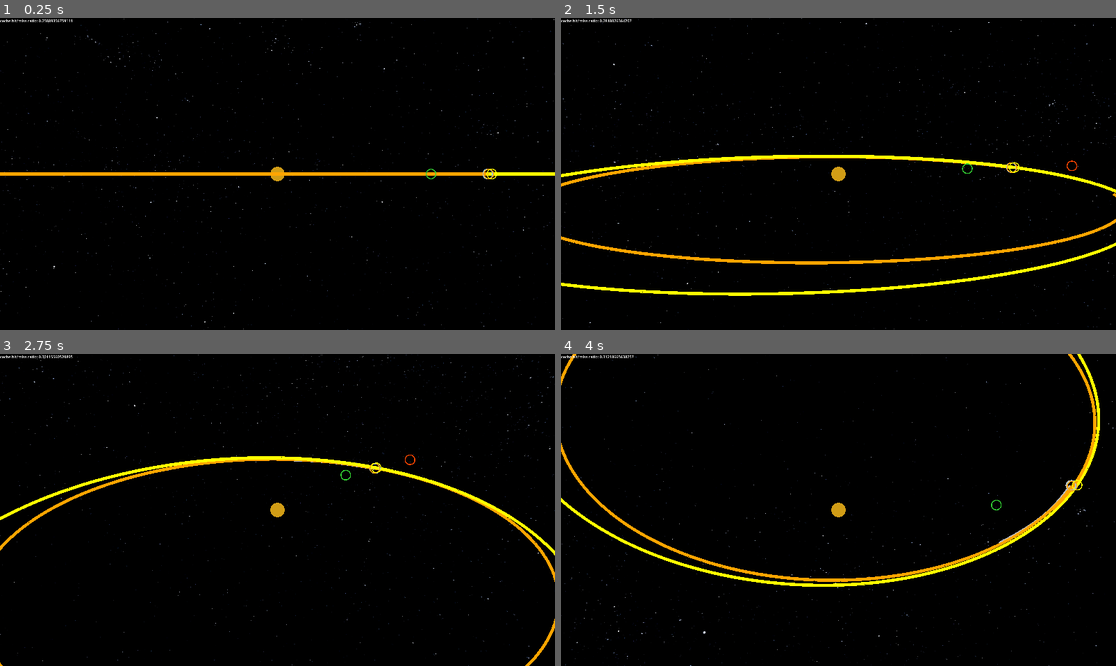
Above: before the commit, frames 1-4 (two rows, left to right).
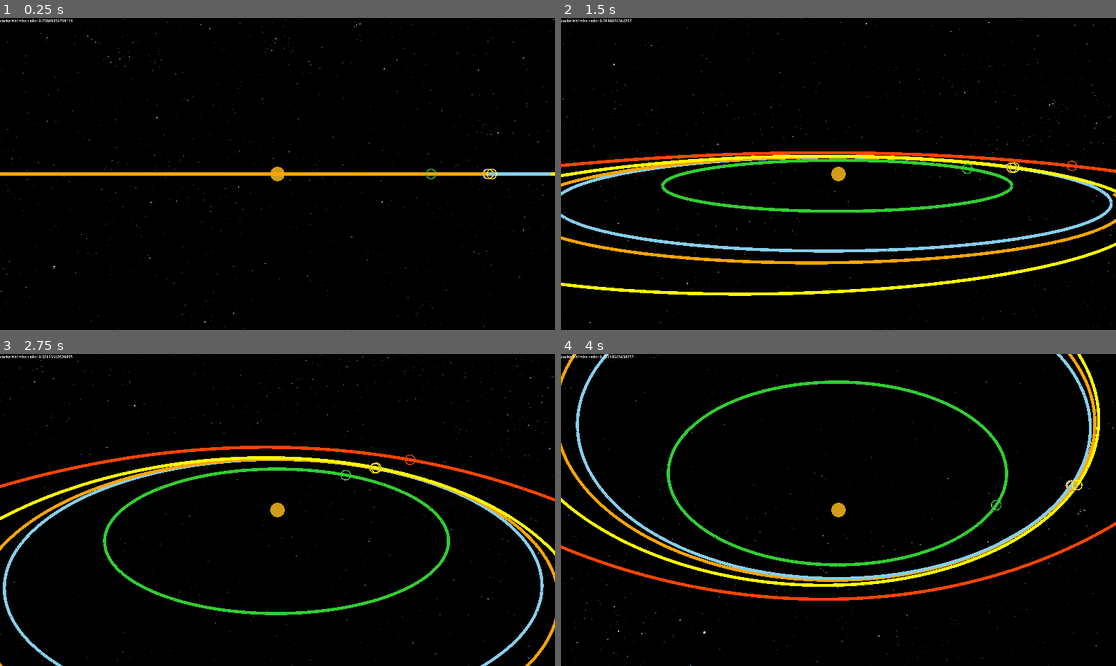
Above: after the commit, the same moments.

Repository: pinkavat/plaNetarium
Game: Godot game, scene res://world.tscn
Two runs of this game, one before a commit and one after it. Both use one fixed random seed, a clock stepped at 60 frames per second and the inputs below.
Inputs (mouse positions are in pixels of both pictures, inside the frame that each line leads up to):
- Up to frame 1 (0.25 s): no input
- Up to frame 2 (1.5 s): tap Enter (ui_accept) at 0.5, 0.77 s; move the mouse to (960, 158) at 0.52 s; hold Right (ui_right) 0.53-1.25 s; click (960, 158) at 0.67 s; drag from (727, 189) to (810, 236) at 1.27 s
- Up to frame 3 (2.75 s): move the mouse to (333, 441) at 2.02 s; hold Right (ui_right) from 2.03 s (still down)
- Up to frame 4 (4 s): release Right (ui_right) at 2.75 s; drag from (810, 572) to (672, 463) at 2.77 s; move the mouse to (1005, 556) at 3.52 s; hold Left (ui_left) from 3.53 s (still down); tap Enter (ui_accept) at 3.77 s

The runs differ from the first frame. In frame 1, 0.1% of the frame differs, in the area x 87-100%, y 49-51%; in frame 2, 3.6%; in frame 3, 3.4%; in frame 4, 3.9%, in the area x 0-100%, y 0-80%.

Commit message:
refactored 3D lines and added static orbit lines

Diff:
--- a/OrbitPolyline/orbit_polyline.gd
+++ b/OrbitPolyline/orbit_polyline.gd
@@ -4,18 +4,6 @@
 ## 3D drawing faculty for orbital lookahead cache.
 ##
 ## TODO doc
-
-# TODO: still got some bugs of line segments being 'left behind'.
-# We've found the source: cache item zero is moved to the sim time
-# on an updating step. However, due to how the ring buffer's 'add item'
-# signal is interpreted, any writes to cache zero are ignored, so as not to
-# produce lagging lines. Therefore we'd need a different 'change item'
-# call, perhaps; though this is getting too baroque, no?
-
-# TODO: still more bugs of line segments being 'left behind' -- if you boost the speed,
-# it starts trailing segments. Hmm. I wonder if that's a deeper bug in the cache?
-# (actually, it's possible that the two are related... the line doesn't clear on
-# cache advance, which tells us it's not an invalid position, right?)
 
 
 var size : int	# TODO
--- a/PlaNetarium/gravitor.gd
+++ b/PlaNetarium/gravitor.gd
@@ -8,7 +8,6 @@
 
 ## Unique name for this gravitor
 var name : StringName
-
 
 ## Standard Gravitational Parameter (G * M) of this body.
 var mu : float
@@ -25,99 +24,25 @@
 ## Array of Gravitor children of this body.
 var children = []
 
-
-# ========== USEFUL PROPERTIES ==========
-
-# The values are fallback safeties for the root primary.
-var soi_radius : float = 7.4e12 # TODO: unsafe. Used in 'approx satellite period calc'; for root, this should be fixed high value.
-var soi_radius_squared : float = INF # TODO ditto, though this is used only in primary membership calc.
-var period : float = 10.0
-
-
 # Previous universal anomaly; cached for increased speed
 var prev_psi := 0.0
 
-## TODO destroy!
-## Factory function: creates and adds a new Gravitor to the Gravitor tree from
-## the given orbital parameters. Returns the new child for reference.
-func add_child_from_elements(
-	name_ : StringName,				# Unique name for the Gravitor
-	mu_ : float,					# Gravitational Parameter of new child
 
-	semimajor_axis_ : float = 1.0,	# The 'fatter radius' of the ellipse
-	eccentricity_ : float = 0.0,	# 0 is circle, >1 is hyperbola
-	arg_periapsis_ : float = 0.0,	# the angle from the ascending node to the periapsis
+# ========== CELESTIAL PROPERTIES ==========
 
-	inclination_ : float = 0.0,		# angle from coplanarity to orbitee
-	ascending_long_ : float = 0.0,	# angle from reference direction to ascending node
+# The initial values are fallback safeties for the root primary (TODO resolve)
+var soi_radius : float = 7.4e12 # TODO: unsafe. Used in 'approx satellite period calc'; for root, this should be fixed high value.
+var soi_radius_squared : float = INF # TODO ditto, though this is used only in primary membership calc.
 
-	time_since_peri_ : float = 0.0,	# Can't be arsed to parametrize by an anomaly
-									# this is time elapsed between body at periapsis
-									# and orbit's reference time zero)
-) -> Gravitor:
+var periapsis : float = 0.0
+var apoapsis : float = 0.0
+var period : float = 1.0
+var semimajor_axis : float = 0.0
+var eccentricity : float = 0.0
+var arg_periapsis : float = 0.0
+var inclination : float = 0.0
+var ascending_long : float = 0.0
 
-	# Establish the Gravitor's Keplerian orbit, using our own mu
-	var initial_state := UniversalKepler.initial_conditions_from_kepler(
-				mu, semimajor_axis_, eccentricity_, arg_periapsis_,
-				inclination_, ascending_long_, time_since_peri_
-			)
-
-	# Make child and add it to our children
-	var child := Gravitor.new(name_, initial_state[0], initial_state[1], mu_, self)
-	child.period = TAU * sqrt((semimajor_axis_ * semimajor_axis_ * semimajor_axis_) / (mu + mu_))
-	child.soi_radius = 0.9431 * semimajor_axis_ * pow(mu_ / mu, 2.0/5.0)
-	child.soi_radius_squared = child.soi_radius * child.soi_radius
-	children.append(child)
-
-	return child
-
-## TODO destroy!
-## Factory function: creates and adds a new Gravitor to the Gravitor tree from
-## the given apsides (a simplification of the above).
-func add_child_from_apsides(
-	name_ : StringName,					# Unique name for the Gravitor
-	mu_ : float,						# Gravitational Parameter of new child
-
-	periapsis_distance_ : float = 1.0,	# Distance to periapsis from orbitee
-	apoapsis_distance_: float = 2.0,	# Distance to apoapsis from orbitee
-	arg_periapsis_ : float = 0.0,		# the angle from the ascending node to the periapsis
-
-	inclination_ : float = 0.0,			# angle from coplanarity to orbitee
-	ascending_long_ : float = 0.0,		# angle from reference direction to ascending node
-	time_since_peri_ : float = 0.0,		# See above
-) -> Gravitor:
-
-	# Establish the Gravitor's Keplerian orbit, using our own mu
-	var initial_state := UniversalKepler.initial_conditions_from_apsides(
-				mu, periapsis_distance_, apoapsis_distance_, arg_periapsis_,
-				inclination_, ascending_long_, time_since_peri_
-			)
-
-	# Make child and add it to our children
-	var child := Gravitor.new(name_, initial_state[0], initial_state[1], mu_, self)
-	var semimajor_axis_ = (periapsis_distance_ + apoapsis_distance_) / 2.0
-	child.period = TAU * sqrt((semimajor_axis_ * semimajor_axis_ * semimajor_axis_) / (mu + mu_))
-	child.soi_radius = 0.9431 * semimajor_axis_ * pow(mu_ / mu, 2.0/5.0)
-	child.soi_radius_squared = child.soi_radius * child.soi_radius
-	children.append(child)
-
-	return child
-
-## TODO destroy!
-## Static factory function: creates an immobile root primary Gravitor.
-static func make_root_gravitor(name_ : StringName, mu_ : float) -> Gravitor:
-	return Gravitor.new(name_, DoubleVector3.ZERO(), DoubleVector3.ZERO(), mu_, null)
-
-
-## Initialize a Gravitor with the given initial state (Cart2Cart, TODO improve).
-## Not really meaningfully useable outside of invocation from the static factories above.
-## TODO: in fact don't use it at all, since it doesn't set some of the 'useful properties'!
-func _init(name_ : StringName, pos_0_ : DoubleVector3, vel_0_ : DoubleVector3, mu_ : float, parent_ : Gravitor) -> void:
-	name = name_
-	pos_0 = pos_0_
-	vel_0 = vel_0_
-	mu = mu_
-	parent = parent_
 
 
 ## Gravitor tree query: returns a Dictionary name->GlobalState (see below) for every
--- a/PlaNetarium/plaNetarium.gd
+++ b/PlaNetarium/plaNetarium.gd
@@ -15,13 +15,18 @@
 
 # ========== READING FROM THE SIMULATION ==========
 
-## Emitted when an orbit cache updates one of its positions.
-# TODO signal orbit_cache_set_at(name, index, pos)
-
-## Emitted when an orbit
-# TODO
-
-## Reading from the simulation is done by time-based query, which returns
+## Access static properties of a body by name. Returns null if not found.
+func get_property_of(name : StringName, property : StringName):
+	var body = _gravitors.get(name)
+	if body:
+		return body.get(property)
+	body = _gravitees.get(name)
+	if body:
+		return body.get(property)
+	return null
+
+
+## Reading state from the simulation is done by time-based query, which returns
 ## the Cartesian state for all bodies in the system, as one
 ## of these.
 class State extends RefCounted:
@@ -129,7 +134,14 @@
 ## root attractor of the system (as it's a fallback for various things)
 func _init(root_name : StringName, root_mu : float):
 	_root_name = root_name
-	_gravitors[_root_name] = Gravitor.new(root_name, DoubleVector3.ZERO(), DoubleVector3.ZERO(), root_mu, null)
+	var new_root_gravitor = Gravitor.new()
+	new_root_gravitor.name = root_name
+	new_root_gravitor.pos_0 = DoubleVector3.ZERO()
+	new_root_gravitor.vel_0 = DoubleVector3.ZERO()
+	new_root_gravitor.mu = root_mu
+	new_root_gravitor.parent = null
+	# TODO set meaningful otherstate
+	_gravitors[_root_name] = new_root_gravitor
 
 
 ## Add a large body that emits gravity and moves in a Keplerian orbit.
@@ -165,38 +177,47 @@
 	var parent : Gravitor = _gravitors.get(parent_name)
 	assert(parent, "Parent not found!")
 
-	var arg_periapsis : float = orbit.get("arg_periapsis", 0.0)
-	var inclination : float = orbit.get("inclination", 0.0)
-	var ascending_long : float = orbit.get("ascending_long", 0.0)
-	var time_since_peri : float = orbit.get("time_since_peri", 0.0)
-
-	var initial_state # TODO: we're going to obsolete the old Kepple someday!
-	var semimajor_axis
+	var new_child := Gravitor.new()
+	new_child.name = name
+	new_child.mu = child_mu
+	new_child.parent = parent
+
+	new_child.arg_periapsis = orbit.get("arg_periapsis", 0.0)
+	new_child.inclination = orbit.get("inclination", 0.0)
+	new_child.ascending_long = orbit.get("ascending_long", 0.0)
+	var time_since_peri = orbit.get("time_since_peri", 0.0)
+
+	# Fetch essential orbit parametrization
 	if("periapsis" in orbit and "apoapsis" in orbit):
 		# From apsides
 
-		semimajor_axis = (orbit["periapsis"] + orbit["apoapsis"]) / 2.0
-		initial_state = UniversalKepler.initial_conditions_from_apsides(
-			parent.mu, orbit["periapsis"], orbit["apoapsis"], arg_periapsis,
-			inclination, ascending_long, time_since_peri
-		)
+		new_child.periapsis = orbit["periapsis"]
+		new_child.apoapsis = orbit["apoapsis"]
+		new_child.semimajor_axis = (new_child.periapsis + new_child.apoapsis) / 2.0
+		new_child.eccentricity = 1.0 - (new_child.periapsis / new_child.semimajor_axis)
 
 	elif("semimajor_axis" in orbit and "eccentricity" in orbit):
 		# From axis/eccentricity
 
-		semimajor_axis = orbit["semimajor_axis"]
-		initial_state = UniversalKepler.initial_conditions_from_kepler(
-			parent.mu, orbit["semimajor_axis"], orbit["eccentricity"], arg_periapsis,
-			inclination, ascending_long, time_since_peri
-		)
+		new_child.semimajor_axis = orbit["semimajor_axis"]
+		new_child.eccentricity = orbit["eccentricity"]
+		new_child.periapsis = new_child.semimajor_axis / (1.0 - new_child.eccentricity)
+		new_child.apoapsis = new_child.semimajor_axis / (1.0 + new_child.eccentricity)
 
 	else:
 		assert(false, "Must specify either apo/periapsidal pair or axis/eccentricity pair!")
 
-	var new_child := Gravitor.new(name, initial_state[0], initial_state[1], child_mu, parent)
-	# Set the new gravitor's auxiliaries (TODO: in init above...?)
-	new_child.period = TAU * sqrt((semimajor_axis * semimajor_axis * semimajor_axis) / (parent.mu + child_mu))
-	new_child.soi_radius = 0.9431 * semimajor_axis * pow(child_mu / parent.mu, 2.0/5.0)
+	# Compute initial state from orbital parameters
+	var initial_state = UniversalKepler.initial_conditions_from_kepler(
+		parent.mu, new_child.semimajor_axis, new_child.eccentricity, new_child.arg_periapsis,
+		new_child.inclination, new_child.ascending_long, time_since_peri
+	)
+	new_child.pos_0 = initial_state[0]
+	new_child.vel_0 = initial_state[1]
+
+	# Set the new gravitor's remaining celestial properties
+	new_child.period = TAU * sqrt((new_child.semimajor_axis * new_child.semimajor_axis * new_child.semimajor_axis) / (parent.mu + child_mu))
+	new_child.soi_radius = 0.9431 * new_child.semimajor_axis * pow(child_mu / parent.mu, 2.0/5.0)
 	new_child.soi_radius_squared = new_child.soi_radius * new_child.soi_radius
 
 	# Add the new gravitor to the gravitor tree
@@ -280,6 +301,10 @@
 	gravitee.long_cache.invalidate.connect(line.invalidate)
 
 # TODO: connecting MANEUVER LINES -- what diff proc...?
+func sneaky_stuff(name : StringName) -> Gravitee:
+	var gravitee = _gravitees.get(name)
+	assert(gravitee, "Cannot find body to connect to!")
+	return gravitee
 
 
 
--- a/PlaNetariumViewer/LargeBodyView/large_body_view.tscn
+++ b/PlaNetariumViewer/LargeBodyView/large_body_view.tscn
@@ -12,3 +12,5 @@
 
 [node name="ClickTarget" type="Node2D" parent="."]
 script = ExtResource("1_tomcy")
+
+[node name="TransformIsolator" type="Node" parent="."]
--- /dev/null
+++ b/PlaNetariumViewer/OrbitLine/line_3d.gd
@@ -0,0 +1,105 @@
+extends MeshInstance3D
+class_name Line3Dc
+
+## Draws a list of 3D points as a connected line, using an absurd shader.
+##
+## The 'c' stands for 'custom' and it's to avoid hiding a potential future
+## engine class.
+
+
+# ========== CONTROL ==========
+
+var line_width : float:
+	set(value):
+		line_width = value
+		material_override.set_shader_parameter("line_width", line_width)
+
+
+## Redraw function: call once done changing things to push the mesh.
+func redraw():
+	mesh.clear_surfaces()
+	mesh.add_surface_from_arrays(Mesh.PRIMITIVE_TRIANGLES, _surface_arrays, [],{}, Mesh.ARRAY_CUSTOM_RGB_FLOAT << Mesh.ARRAY_FORMAT_CUSTOM0_SHIFT)
+
+
+## Resize function: call to erase the line and set the backing buffers to a
+## new size.
+func resize(new_size : int):
+	_size = new_size
+
+	# Resize backing buffers
+	_positions.resize(new_size * _VERTICES_PER_POINT)
+	_next_positions.resize(new_size * _VERTICES_PER_POINT * 3) # Bear in mind
+	_colours.resize(new_size * _VERTICES_PER_POINT)
+	_uvs.resize(new_size * _VERTICES_PER_POINT)
+
+	# Set up UVs and clear colour
+	for i in new_size:
+		for j in _VERTICES_PER_POINT:
+			var vertex_index = i * _VERTICES_PER_POINT + j
+			_uvs[vertex_index] = _UV_LOOKUP[j]
+			_colours[vertex_index].a = 0.0
+
+
+## Set the position of the point at the given index.
+func change_point_position(index : int, pos : Vector3):
+
+	var prior_index := (index + (_size - 1)) % _size
+
+	var backing_index := index * _VERTICES_PER_POINT
+	var backing_prior_index := prior_index * _VERTICES_PER_POINT
+	var backing_prior_in_next := backing_prior_index *  3
+
+	var bi = 0
+	for i in _VERTICES_PER_POINT:
+
+		# Set the current point
+		_positions[backing_index + i] = pos
+
+		# Point the prior point at the current point
+		_next_positions[backing_prior_in_next + bi] = pos.x
+		_next_positions[backing_prior_in_next + bi + 1] = pos.y
+		_next_positions[backing_prior_in_next + bi + 2] = pos.z
+		bi += 3
+
+
+## Set the colour of the point at the given index.
+func change_point_color(index : int, color : Color):
+	var backing_index := index * _VERTICES_PER_POINT
+	for i in _VERTICES_PER_POINT:
+		_colours[backing_index + i] = color
+
+
+func _init(initial_size : int):
+
+	# Initially create mesh
+	mesh = ArrayMesh.new()
+	_surface_arrays.resize(Mesh.ARRAY_MAX)
+	_surface_arrays[Mesh.ARRAY_VERTEX] = _positions
+	_surface_arrays[Mesh.ARRAY_TEX_UV] = _uvs
+	_surface_arrays[Mesh.ARRAY_COLOR] = _colours
+	_surface_arrays[Mesh.ARRAY_CUSTOM0] = _next_positions
+
+	# Load the shader
+	var material := ShaderMaterial.new()
+	material.shader = preload("./line_3d.gdshader")
+	material_override = material
+
+	# Resize to set up backing arrays
+	resize(initial_size)
+
+
+# ========== ENTRAILS ==========
+
+# Number of points in the line
+var _size : int
+
+# Mesh buffers.
+var _surface_arrays := []
+var _positions : PackedVector3Array
+var _next_positions : PackedFloat32Array
+var _colours : PackedColorArray
+var _uvs : PackedVector2Array
+
+# Shader expects two tris per line segment; here are specs.
+const _UV_LOOKUP = [Vector2(0, -1), Vector2(1,1), Vector2(0, 1), Vector2(0, -1), Vector2(1, -1), Vector2(1, 1)]
+const _VERTICES_PER_POINT : int = len(_UV_LOOKUP)
--- /dev/null
+++ b/PlaNetariumViewer/OrbitLine/line_3d.gdshader
@@ -0,0 +1,41 @@
+shader_type spatial;
+render_mode unshaded;
+
+uniform float line_width = 8.0;
+
+// All glory to https://mattdesl.svbtle.com/drawing-lines-is-hard
+void vertex() {
+
+	// Get the clip-space line segment ends
+	vec4 a_proj = PROJECTION_MATRIX * (MODELVIEW_MATRIX * vec4(VERTEX, 1.0));
+	vec4 b_proj = PROJECTION_MATRIX * (MODELVIEW_MATRIX * vec4(CUSTOM0.xyz, 1.0));
+
+	// Transform into NDC
+	vec2 a_screen = a_proj.xy / a_proj.w;
+	vec2 b_screen = b_proj.xy / b_proj.w;
+
+	// Compute line normal
+	vec2 screen_line = b_screen - a_screen;
+	vec2 screen_normal = normalize(vec2(-screen_line.y, screen_line.x));
+
+	// Adjust normal by screen aspect ratio
+	screen_normal.x *= VIEWPORT_SIZE.y / VIEWPORT_SIZE.x;
+
+	// Convert line width from pixels to NDC
+	float width = line_width / VIEWPORT_SIZE.x;
+
+	// Apply normal and tangential offsets
+	vec2 screen_offset = a_screen + (screen_normal * UV.y * width);
+	screen_offset += (screen_line * UV.x);
+
+	// Retransform back to clip space
+	// TODO: this doesn't *quite* work, but it stops the weird jumpies.
+	//POSITION = vec4(screen_offset * a_proj.w, a_proj.zw);
+	float fake_w = mix(a_proj.w, b_proj.w, UV.x);
+	POSITION = vec4(screen_offset * fake_w, mix(a_proj.z, b_proj.z, UV.x), fake_w);
+}
+
+void fragment() {
+	ALBEDO.rgb = COLOR.rgb;
+	ALPHA = COLOR.a;
+}
--- /dev/null
+++ b/PlaNetariumViewer/OrbitLine/orbit_line_constant.gd
@@ -0,0 +1,45 @@
+extends Line3Dc
+class_name OrbitLineConstant
+
+## Orbit-visualizing line for fixed bodies (Gravitors).
+
+# TODO: THESE ARE THE SAME REFERENCE AXES SHARED BY
+# UNIVERSAL KEPLER, and have the SAME DEPENDENCY PROBLEM.
+const _REFERENCE_AXIS = Vector3(1, 0, 0)
+const _REFERENCE_NORMAL = Vector3(0, 1, 0)
+
+## Initialize with elliptical parameters.
+func _init(
+	scale_factor : float,
+	semimajor_axis : float,
+	eccentricity : float,
+	arg_periapsis : float,
+	inclination : float,
+	ascending_long : float,
+	color := Color.WHITE,
+	):
+
+	# Sample the ellipse
+	# TODO: there's better ways, of course!
+	const ELLIPSE_SEGMENTS = 256
+	var thetaStep = TAU / ELLIPSE_SEGMENTS
+	var theta = TAU
+
+	super._init(ELLIPSE_SEGMENTS + 1)
+
+	for i in (ELLIPSE_SEGMENTS + 1):
+		var radius = scale_factor * (semimajor_axis * (1 - eccentricity * eccentricity)) / (1 + eccentricity * cos(theta))
+		change_point_position(i, Vector3(radius * cos(theta), 0, radius * sin(theta)))
+		change_point_color(i, color)
+		theta -= thetaStep
+
+	# Draw the line
+	redraw()
+
+	# Do the necessary rotations to align argperi, inclin, asc.long
+	# (cribbed from Universal Kepler: if it's wrong, that's wrong too)
+	rotate(_REFERENCE_NORMAL, ascending_long)
+	var ascending_axis := _REFERENCE_AXIS.rotated(_REFERENCE_NORMAL, ascending_long)
+	rotate(ascending_axis, inclination)
+	var inclined_normal := _REFERENCE_NORMAL.rotated(ascending_axis, inclination)
+	rotate(inclined_normal, arg_periapsis)
--- a/PlaNetariumViewer/plaNetarium_view.gd
+++ b/PlaNetariumViewer/plaNetarium_view.gd
@@ -74,7 +74,17 @@
 	new_mat.albedo_color = properties.get('color', Color.MAGENTA)
 	large_body_view.get_node("TempPlanetMesh").set_surface_override_material(0, new_mat)
 
-	# TODO: orbit
+	# TODO doublecheck: orbit set
+	var orbit_line = OrbitLineConstant.new(
+		space_scale,
+		planetarium.get_property_of(body_name, &"semimajor_axis"),
+		planetarium.get_property_of(body_name, &"eccentricity"),
+		planetarium.get_property_of(body_name, &"arg_periapsis"),
+		planetarium.get_property_of(body_name, &"inclination"),
+		planetarium.get_property_of(body_name, &"ascending_long"),
+		properties.get('color', Color.MAGENTA))
+	large_body_view.get_node("TransformIsolator").add_child(orbit_line)
+
 
 	var click_target = large_body_view.get_node("ClickTarget")
 	click_target.color = properties.get('color', Color.MAGENTA)
@@ -89,6 +99,7 @@
 	PREDICTABLE,	## Orbit shown, but no maneuvers.
 	CONTROLLABLE,	## Orbit and maneuvers shown.
 	CONTROLLED,		## Orbit and maneuvers shown and editable; touching orbit will show lookahead.
+	EXPERIMENTAL ## TODO REMOVE
 }
 
 ## Instances and adds a subtree showing the indicated small body, if it exists;
@@ -117,7 +128,6 @@
 			var temp_recenterer = Node.new()
 			temp_recenterer.add_child(orbit_line)
 			new_view.add_child(temp_recenterer)
-
 
 
 	# Setup shared by all views
--- a/test_driver.gd
+++ b/test_driver.gd
@@ -26,23 +26,20 @@
 	planetarium.add_gravitor(&"mars", &"sol", {"mu" : 4.283e13}, {"periapsis":206.7e9, "apoapsis":249.2e9})
 	view.load_large_body(&"mars", {"color" : Color.ORANGE_RED})
 
-	#planetarium.add_gravitor(&"nibiru", &"sol", {"mu" : 1.0}, {"periapsis":110.5e9, "apoapsis":110.5e9, "inclination":PI/4.0})
-	#view.load_large_body(&"nibiru", {"color" : Color.GREEN_YELLOW})
+#	planetarium.add_gravitor(&"nibiru", &"sol", {"mu" : 1.0}, {"periapsis":110.5e9, "apoapsis":310.5e9,"arg_periapsis":PI/4.0 ,"inclination":PI/4.0, "ascending_long":PI/4.0})
+#	view.load_large_body(&"nibiru", {"color" : Color.GREEN_YELLOW})
 
-	# Baroque way of adding a small body at a position!
-	# TODO: WHEN THESE GO, REMOVE THE ASSOCIATED CODE IN GRAVITOR!
-	var sol = Gravitor.make_root_gravitor("sol", 1.327e20)
-	var earth = sol.add_child_from_apsides("earth", 3.986e14, 147.1e9, 152.1e9)
+	var earth_orbit := UniversalKepler.initial_conditions_from_apsides(1.327e20, 147.1e9, 152.1e9)
 	var lunar_orbit := UniversalKepler.initial_conditions_from_apsides(3.986e14, 363e6, 405e6)
-	var lunar_global = [lunar_orbit[0].add(earth.pos_0), lunar_orbit[1].add(earth.vel_0)]
+	var lunar_global = [lunar_orbit[0].add(earth_orbit[0]), lunar_orbit[1].add(earth_orbit[1])]
 
 	planetarium.add_gravitee(&"sponch", lunar_global[0].vec3(), lunar_global[1].vec3(), 0.0)
 	view.load_small_body(&"sponch", PlaNetariumView.ViewType.PREDICTABLE, {"color" : Color.GRAY})
 
-	planetarium.add_gravitee(&"quell", lunar_orbit[0].mul(2.0).add(earth.pos_0).vec3(), lunar_global[1].vec3(), 0.0)
+	planetarium.add_gravitee(&"quell", lunar_orbit[0].mul(2.0).add(earth_orbit[0]).vec3(), lunar_global[1].vec3(), 0.0)
 	view.load_small_body(&"quell", PlaNetariumView.ViewType.PREDICTABLE, {"color" : Color.ORANGE})
 
-	planetarium.add_gravitee(&"quert", lunar_orbit[0].mul(8.0).add(earth.pos_0).vec3(), lunar_global[1].vec3(), 0.0)
+	planetarium.add_gravitee(&"quert", lunar_orbit[0].mul(8.0).add(earth_orbit[0]).vec3(), lunar_global[1].vec3(), 0.0)
 	view.load_small_body(&"quert", PlaNetariumView.ViewType.PREDICTABLE, {"color" : Color.YELLOW})
 
 
Not shown, added: demo/.gdignore
Binary file added: demo/screenshot.png
Not shown, changed: README.md
